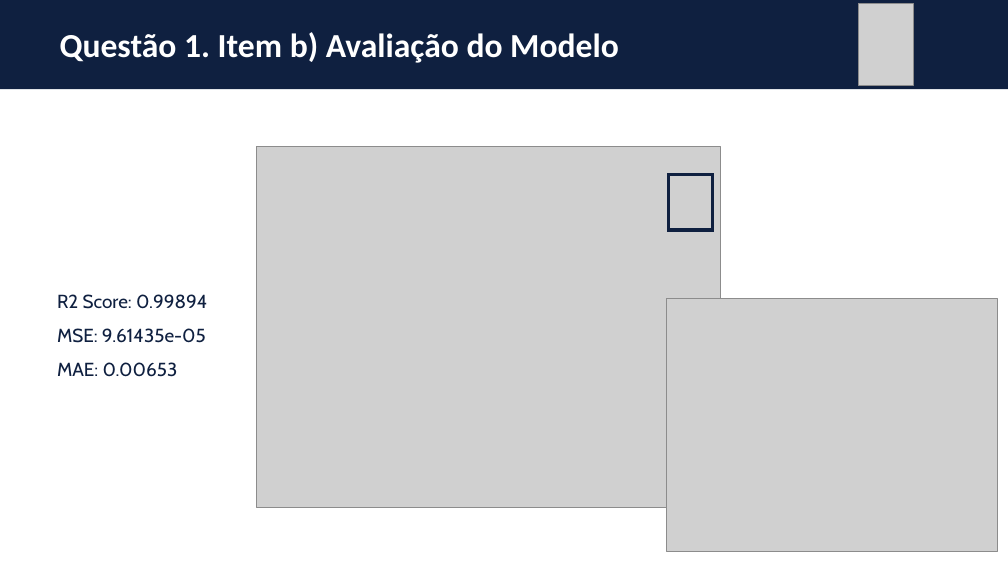
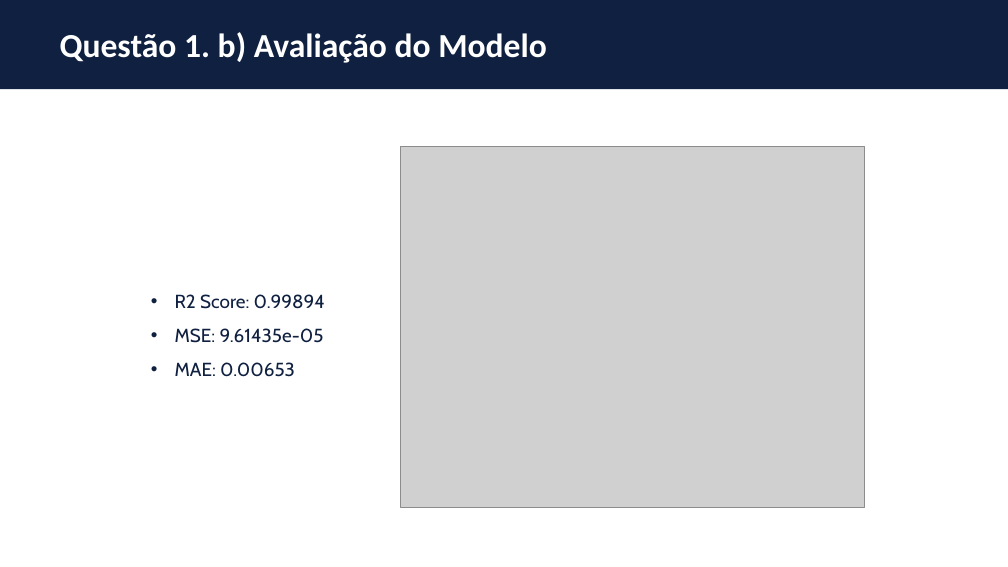
Before and after one commit to thiagoneye/master-deep_learning, a slide deck: slide 8 of DeepLearning/docs/ExerciseList/[DL] Lista de Exercícios - 2025.2 (PPGI).pptx (slide 10 before the commit). Drawn at 1008x567 pixels with LibreOffice and Linux fonts; fonts in the diff are those of the drawing; grey boxes stand for pictures. Boxes give left, top, right and bottom in pixels: in the first picture for what was removed or moved away, otherwise in the second. Text is boxed around its words. In the diff, an @@ line names an element or a change of style, - is before the commit and + after.

```diff
--- a/DeepLearning/docs/ExerciseList/[DL] Lista de Exercícios - 2025.2 (PPGI).pptx
+++ b/DeepLearning/docs/ExerciseList/[DL] Lista de Exercícios - 2025.2 (PPGI).pptx
@@ picture removed at [859,4,913,85] @@
@@ title at [60,32,547,63]: text changed @@
-Questão 1. Item b) Avaliação do Modelo
+Questão 1. b) Avaliação do Modelo
@@ picture: place and size @@
-picture at [256,147,721,507]
+picture at [401,147,865,507]
@@ rectangle removed at [668,174,713,230] @@
@@ text "R2 Score: 0.99894": place and size @@
-text "R2 Score: 0.99894" at [57,294,207,377]
+text "R2 Score: 0.99894" at [175,294,325,377]
@@ text "R2 Score: 0.99894" at [175,294,325,377]: bullet none to • @@
@@ picture removed at [667,299,998,551] @@
```
Also in this commit, not shown: 16 other slides changed, 11 slides added, 3 slides removed, 2 other files.
